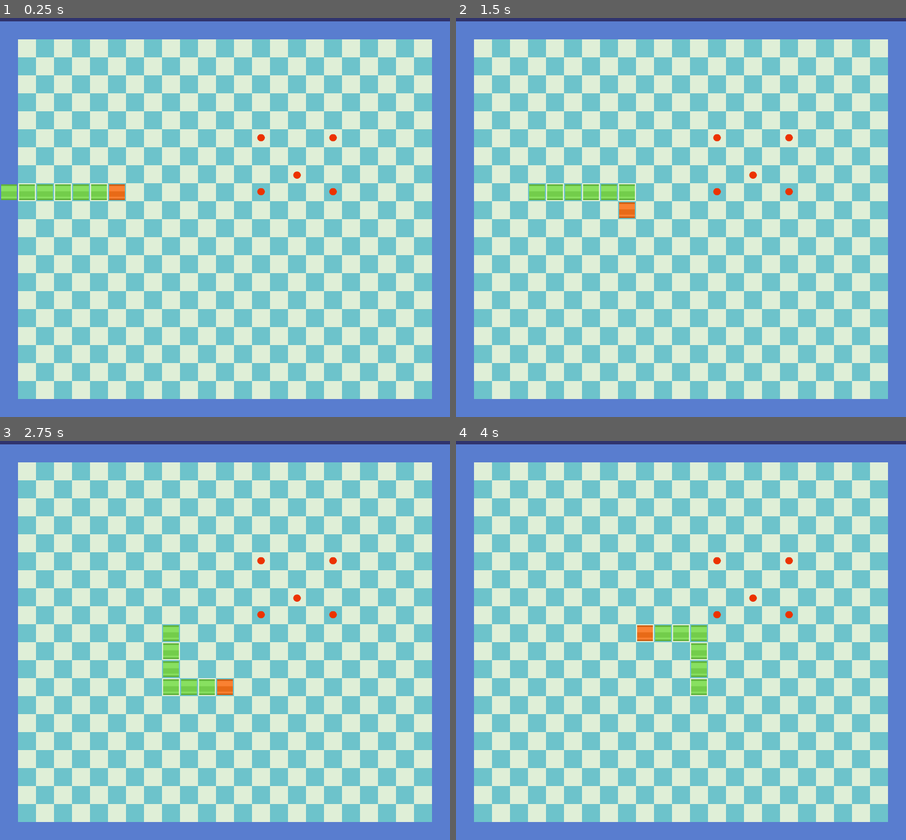
Above: before the commit, frames 1-4 (two rows, left to right).
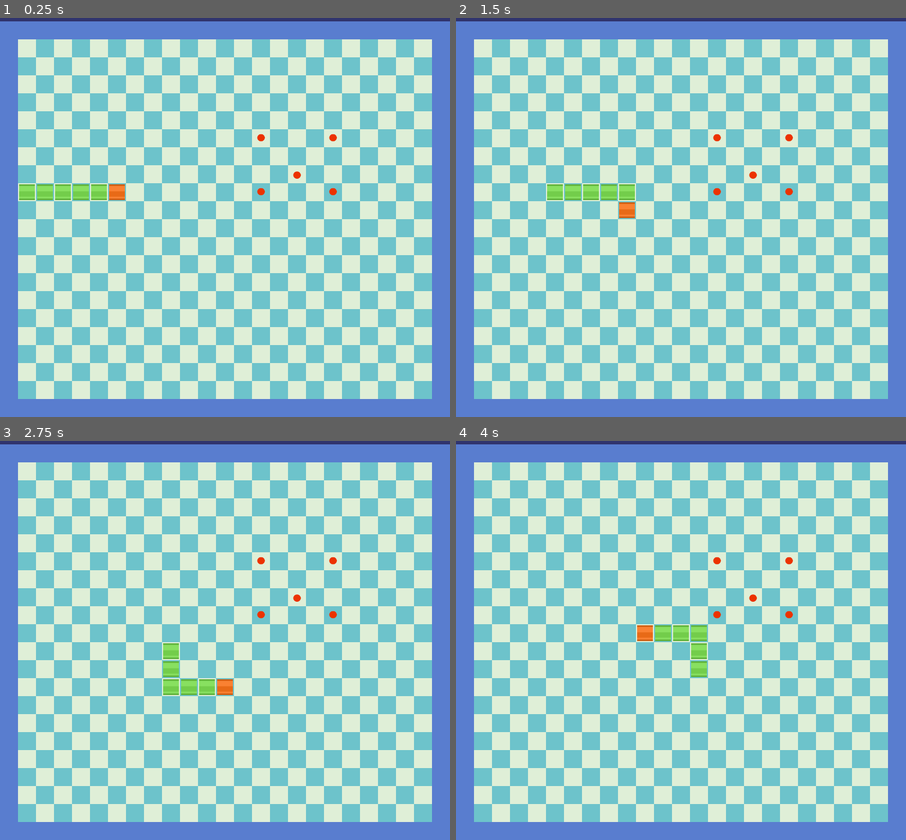
Above: after the commit, the same moments.

Repository: tales411/snake
Game: Godot game, scene res://scenes/main.tscn
Two runs of this game, one before a commit and one after it. Both use one fixed random seed, a clock stepped at 60 frames per second and the inputs below. The project has no main scene, so this scene is started directly.
Inputs:
- Up to frame 1 (0.25 s): no input
- Up to frame 2 (1.5 s): tap Enter (ui_accept) at 0.5, 0.77 s; hold Right (ui_right) 0.53-1.28 s; hold Down (ui_down) from 1.28 s (still down)
- Up to frame 3 (2.75 s): tap Enter (ui_accept) at 1.52 s; release Down (ui_down) at 2.03 s; hold Right (ui_right) from 2.03 s (still down)
- Up to frame 4 (4 s): release Right (ui_right) at 2.78 s; hold Up (ui_up) 2.78-3.53 s; tap Enter (ui_accept) at 3.02, 3.77 s; hold Left (ui_left) from 3.53 s (still down)

The runs differ from the first frame. In frame 1, 0.1% of the frame differs, in the area x 0-4%, y 41-46%; in frame 2, 0.1%; in frame 3, 0.1%; in frame 4, 0.1%.

Commit message:
colisão com outra fruta

Diff:
--- a/snake/scripts/main.gd
+++ b/snake/scripts/main.gd
@@ -8,7 +8,7 @@
 	Global.grid_size = 32 # Tamanho do grid
 	Global.direction = Vector2.RIGHT # direção inicial (começa indo para a direita)
 	Global.snake_body = [] # lista do corpo da cobra
-	Global.initial_length = 6 # tamanho inicial da cobra
+	Global.initial_length = 5 # tamanho inicial da cobra
 	# cria o corpo inicial da cobra
 	for i in range(Global.initial_length):
 		var segment = Sprite2D.new()
@@ -47,12 +47,15 @@
 
 
 func _check_position(new_position):
-
 	for i in range(Global.snake_body.size() - 1, -1, -1):
 		# Verifica se a nova posição coincide com a posição do corpo da cobra
 		if Global.snake_body[i].position == new_position:
 			print("Posição inválida. A posição está colidindo com o corpo da cobra.")
 			return false  # Retorna false se a posição colidir
+	for existing_fruit in $fruits.get_children():
+		if existing_fruit.position == new_position:
+			print("Posição inválida: em cima de outra fruta")
+			return false
 
 	return true  # Retorna true se não houver colisão
 
@@ -66,7 +69,6 @@
 		# Gera uma nova posição aleatória na linha fixa
 		var random_x = (randi() % int(22) * 32) - 16 + (32 * 2)# -16 para alinhar no centro
 		var random_y = (randi() % int(19) * 32) - 16 + (32 * 5)
-
 		new_position = Vector2(random_x, random_y)
 
 		# Verifica se a posição gerada é válida
